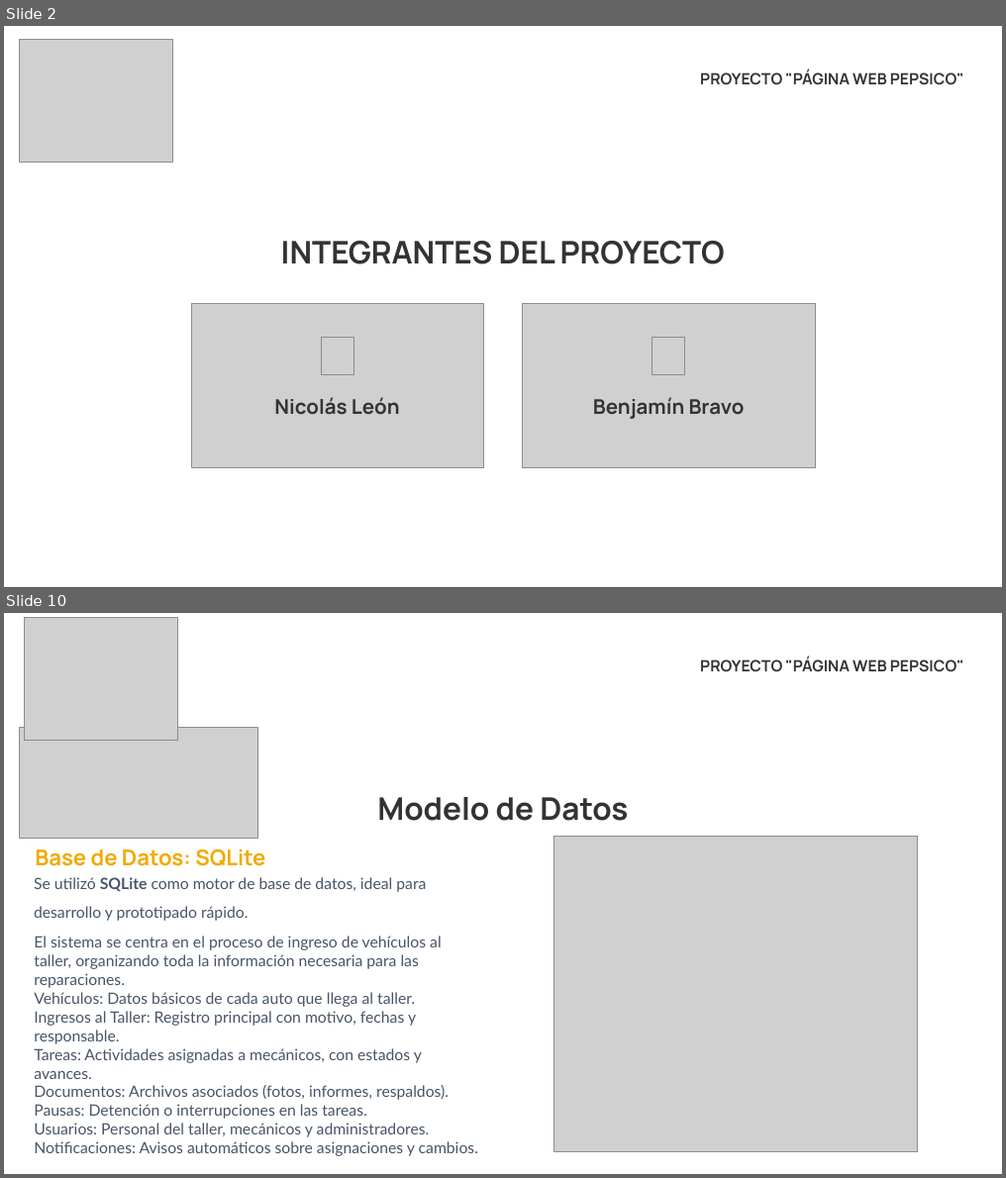
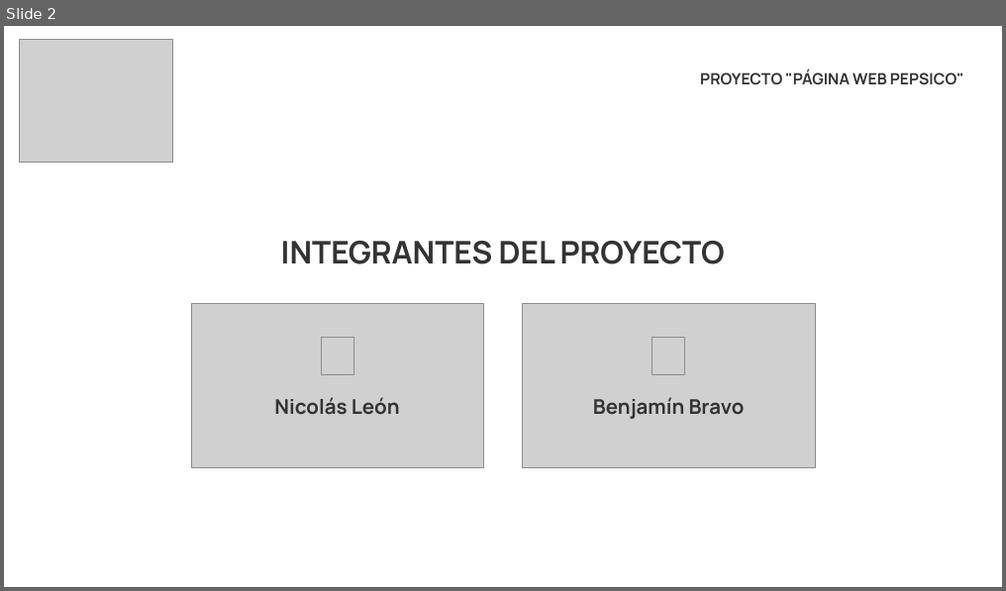
Before and after one commit to benbravo23/Capstone, a slide deck: Fase 3/Evidencias Grupales/Presentacion_Final_Del_Proyecto.pptx. Shown one above the other, each under a label of ours: slides 2 and 10 before the commit, slide 2 after it; the slides between them are not shown. The pictures are 1006x1178 and 1006x591 pixels, drawn with LibreOffice and Linux fonts; fonts in the diff are those of the drawing; grey boxes stand for pictures. Boxes give left, top, right and bottom in pixels: in the first picture for what was removed or moved away, otherwise in the second. Text is boxed around its words. In the diff, an @@ line names an element or a change of style, - is before the commit and + after.

```diff
--- a/Fase 3/Evidencias Grupales/Presentacion_Final_Del_Proyecto.pptx
+++ b/Fase 3/Evidencias Grupales/Presentacion_Final_Del_Proyecto.pptx
@@ slide 10 removed at box(4, 613, 1002, 1174), background #FFFFFF @@
@@ picture removed at box(25, 617, 178, 740) @@
@@ text removed at box(700, 657, 964, 672) @@
-PROYECTO "PÁGINA WEB PEPSICO"
@@ picture removed at box(20, 728, 257, 839) @@
@@ text removed at box(377, 797, 628, 821) @@
-Modelo de Datos
@@ text removed at box(35, 849, 265, 866) @@
-Base de Datos: SQLite
@@ picture removed at box(554, 836, 918, 1152) @@
@@ text removed at box(34, 877, 426, 921) @@
-Se utilizó SQLite como motor de base de datos, ideal para desarrollo y prototipado rápido.
@@ text removed at box(34, 936, 478, 1157) @@
-El sistema se centra en el proceso de ingreso de vehículos al taller, organizando toda la información necesaria para las reparaciones.
-Vehículos: Datos básicos de cada auto que llega al taller.
-Ingresos al Taller: Registro principal con motivo, fechas y responsable.
-Tareas: Actividades asignadas a mecánicos, con estados y avances.
-Documentos: Archivos asociados (fotos, informes, respaldos).
-Pausas: Detención o interrupciones en las tareas.
-Usuarios: Personal del taller, mecánicos y administradores.
-Notificaciones: Avisos automáticos sobre asignaciones y cambios.
```
Also in this commit, not shown: 5 slides changed, 2 slides added, 8 other slides removed.
